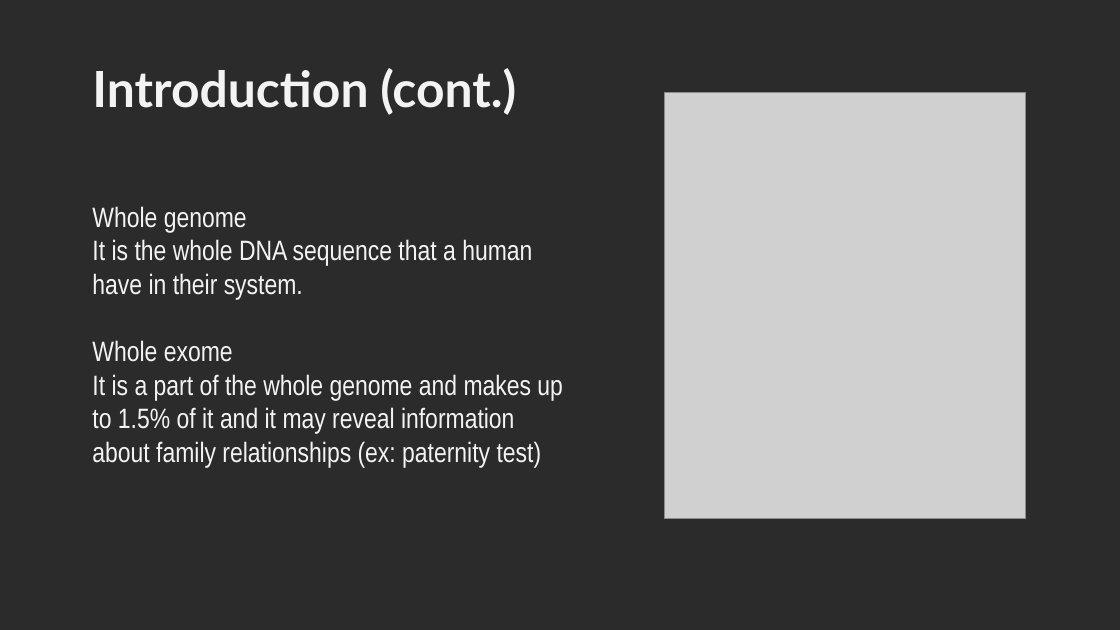
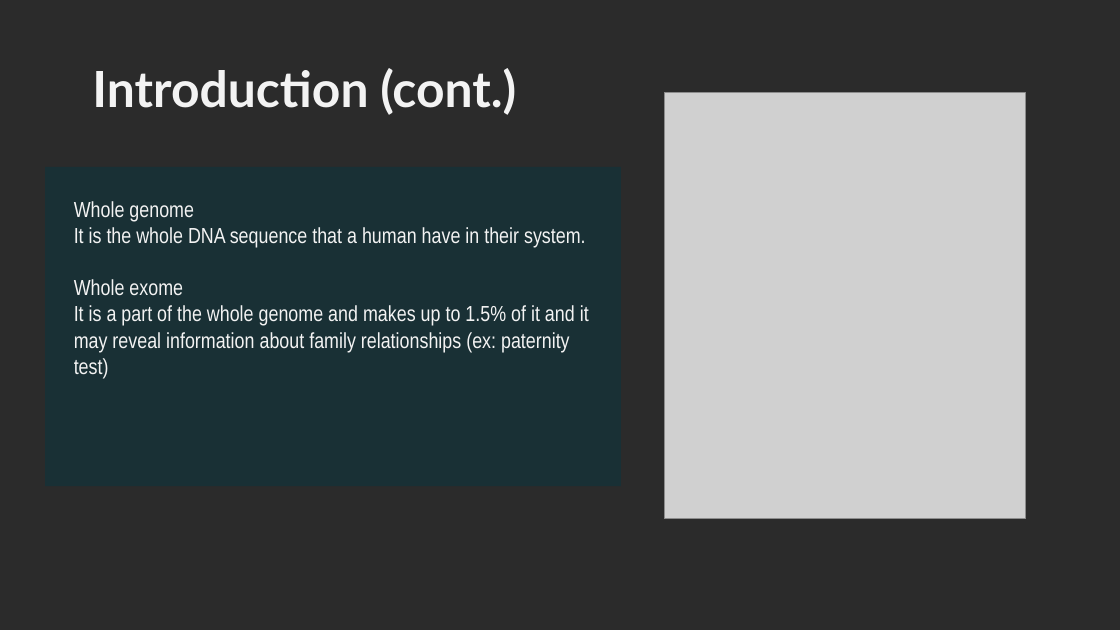
Before and after one commit to YoussifAssem/Genatac, a slide deck: slide 4 of E-Genetics/presentations/new presentation.pptx. Drawn at 1120x630 pixels with LibreOffice and Linux fonts; fonts in the diff are those of the drawing; grey boxes stand for pictures; background and template pictures are left out; a plain dark background stands for a picture behind light text. Boxes give left, top, right and bottom in pixels: in the first picture for what was removed or moved away, otherwise in the second. Text is boxed around its words. In the diff, an @@ line names an element or a change of style, - is before the commit and + after.

```diff
--- a/E-Genetics/presentations/new presentation.pptx
+++ b/E-Genetics/presentations/new presentation.pptx
@@ rectangle "Whole genome": place and size @@
-rectangle "Whole genome" at [92, 206, 563, 468]
+rectangle "Whole genome" at [45, 167, 620, 486]
@@ rectangle "Whole genome" at [45, 167, 620, 486]: size 18 to 14 pt; vertical alignment middle to top; fill none to #0C343D at 57% opacity @@
```
Also in this commit, not shown: 5 other slides changed.
